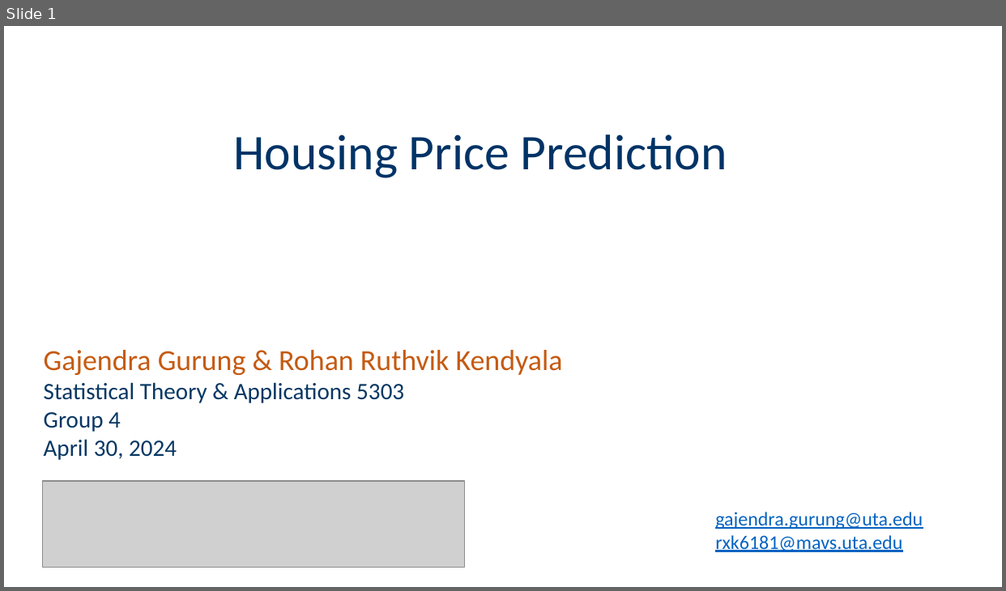
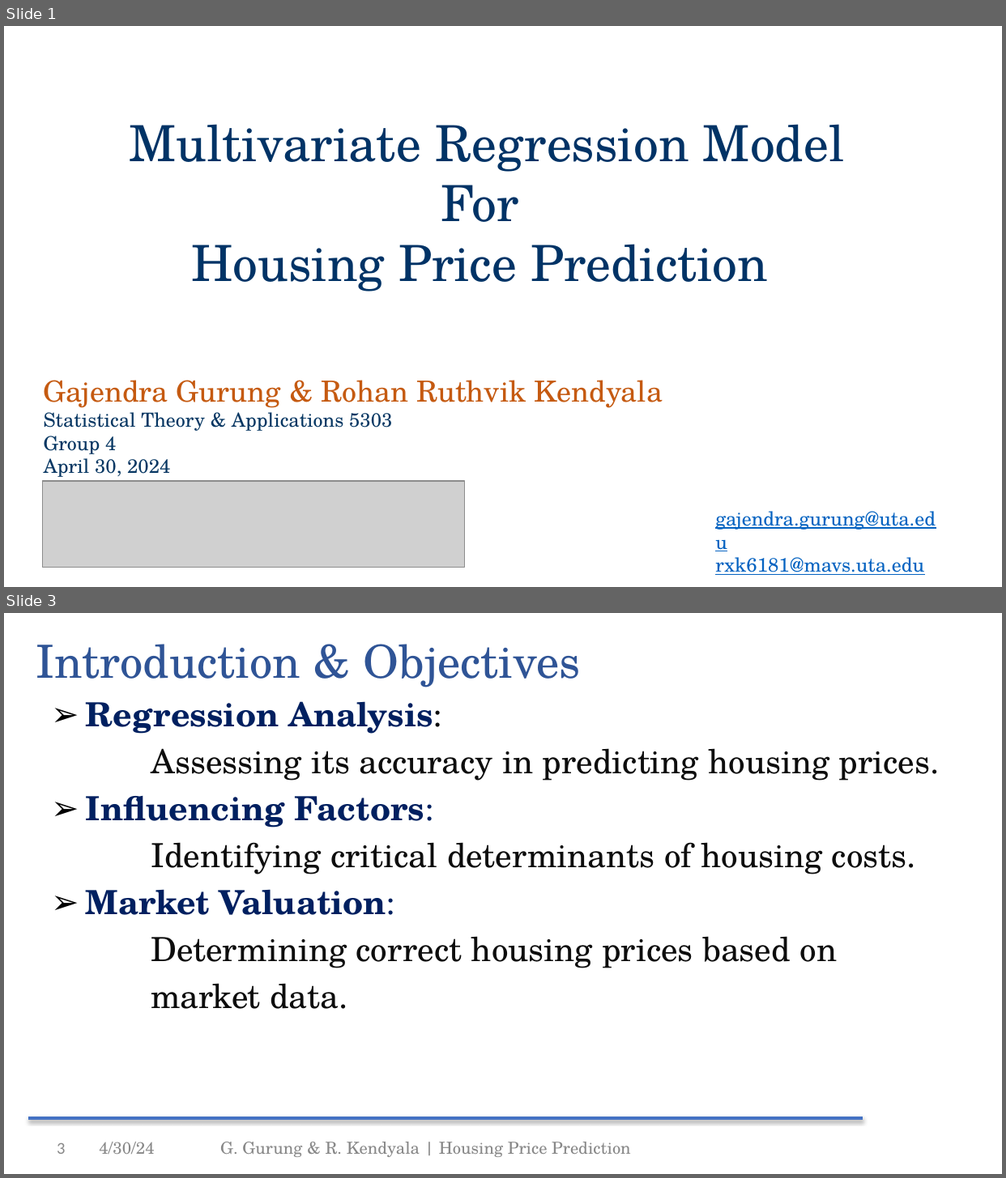
Before and after one commit to gajjugrg/asds_final, a slide deck: Group4_5303.pptx. Shown one above the other, each under a label of ours: slide 1 before the commit, slides 1 and 3 after it; the slides between them are not shown. The pictures are 1006x591 and 1006x1178 pixels, drawn with LibreOffice and Linux fonts; fonts in the diff are those of the drawing; grey boxes stand for pictures; background and template pictures are left out. Boxes give left, top, right and bottom in pixels: in the first picture for what was removed or moved away, otherwise in the second. Text is boxed around its words. In the diff, an @@ line names an element or a change of style, - is before the commit and + after.

```diff
--- a/Group4_5303.pptx
+++ b/Group4_5303.pptx
@@ slide 3 added at (x1=4, y1=613, x2=1002, y2=1174), background #FFFFFF @@
@@ title added at (x1=36, y1=644, x2=581, y2=688), 33 pt, text #2F5496 @@
+Introduction & Objectives
@@ text added at (x1=86, y1=701, x2=940, y2=1009), 24 pt, text #0D0D0D @@
+➢ Regression Analysis:
+Assessing its accuracy in predicting housing prices.
+➢ Influencing Factors:
+Identifying critical determinants of housing costs.
+➢ Market Valuation:
+Determining correct housing prices based on
+market data.
@@ line added from (28, 1119) to (863, 1119), #4472C4 2 pt @@
@@ page number added at (x1=57, y1=1144, x2=65, y2=1154), 12 pt, text #888888 @@
+3
@@ text added at (x1=99, y1=1142, x2=154, y2=1154), 12 pt, text #888888 @@
+4/30/24
@@ text added at (x1=220, y1=1142, x2=631, y2=1157), 12 pt, text #888888 @@
+G. Gurung & R. Kendyala | Housing Price Prediction
@@ slide 1 changed as well @@
@@ text "Multivariate Regression Model For" moved from (x1=233, y1=135, x2=727, y2=178) to (x1=129, y1=124, x2=845, y2=292) @@
@@ text at (x1=129, y1=124, x2=845, y2=222): paragraph added @@
+Multivariate Regression Model For
@@ text at (x1=192, y1=244, x2=768, y2=292): font Calibri to TeX Gyre Schola in "Housing Price Prediction" @@
@@ text "Gajendra Gurung & Rohan Ruthvik ..." moved from (x1=44, y1=350, x2=563, y2=460) to (x1=44, y1=380, x2=663, y2=477) @@
@@ text "Gajendra Gurung & Rohan Ruthvik ..." at (x1=44, y1=380, x2=663, y2=477): font Calibri to TeX Gyre Schola; size 17 to 14 pt in "Statistical Theory & Applications 5303", "Group 4", "April 30, 2024" @@
@@ text "gajendra.gurung@uta.edu" at (x1=715, y1=511, x2=936, y2=575): font Calibri to TeX Gyre Schola @@
```
Also in this commit, not shown: 2 other slides changed, 8 other slides added, 4 slides removed, 30 other files.
